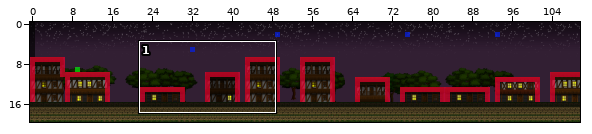
Level history. Tiled map: Game/maps/Map1.tmx. The picture above shows the old version from afar; the outline marks the close-up.
Close-up. The starting point:
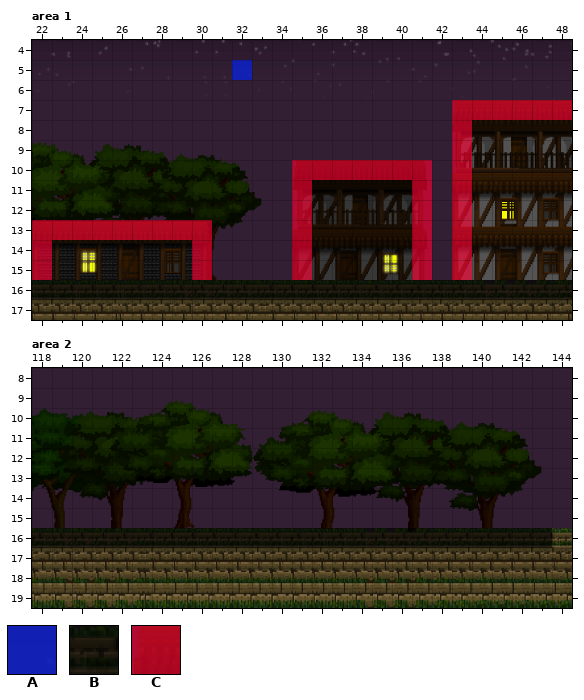
Cells are 64x64 px. Shown: area 1 x 22..48, y 4..17; area 2 x 118..144, y 8..19. The commit also changed other parts of the map, which this record leaves out.
Key: from "Sprites": A 1084, B 1086, C 1131.
_ is an empty cell.
Layers that did not change in this view are not listed.
Layer "Logic" before, area 1, first column x 22:
 4 ___________________________
 5 __________A________________
 6 ___________________________
 7 _____________________CCCCCC
 8 _____________________C_____
 9 _____________________C_____
10 _____________CCCCCCC_C_____
11 _____________C_____C_C_____
12 _____________C_____C_C_____
13 CCCCCCCCC____C_____C_C_____
14 C_______C____C_____C_C_____
15 C_______C____C_____C_C_____
16 BBBBBBBBBBBBBBBBBBBBBBBBBBB
17 ___________________________
Layer "Logic" before, area 2, first column x 118:
 8 ___________________________
 9 ___________________________
10 ___________________________
11 ___________________________
12 ___________________________
13 ___________________________
14 ___________________________
15 ___________________________
16 BBBBBBBBBBBBBBBBBBBBBBBBBB_
17 ___________________________
18 ___________________________
19 ___________________________
The same view after the edit:
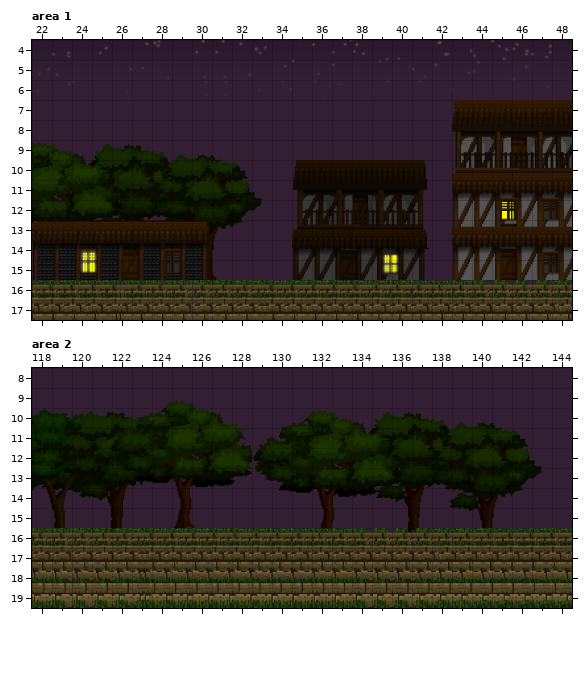
See-through tiles are keyed as they look on the map.
From old to new:
Layer "Logic" (now hidden), area 1:
y 5: x 32 A -> _
y 7: x 43..48 CCCCCC -> ______
y 8..9: x 43 C -> _
y 10: x 35..41 CCCCCCC -> _______; x 43 C -> _
y 11..12: x 35 C -> _; x 41 C -> _; x 43 C -> _
y 13: x 22..30 CCCCCCCCC -> _________; x 35 C -> _; x 41 C -> _; x 43 C -> _
y 14..15: x 22 C -> _; x 30 C -> _; x 35 C -> _; x 41 C -> _; x 43 C -> _
y 16: x 22..48 BBBBBBBBBBBBBBBBBBBBBBBBBBB -> ___________________________
Layer "Logic" (now hidden), area 2:
y 16: x 118..143 BBBBBBBBBBBBBBBBBBBBBBBBBB -> __________________________
